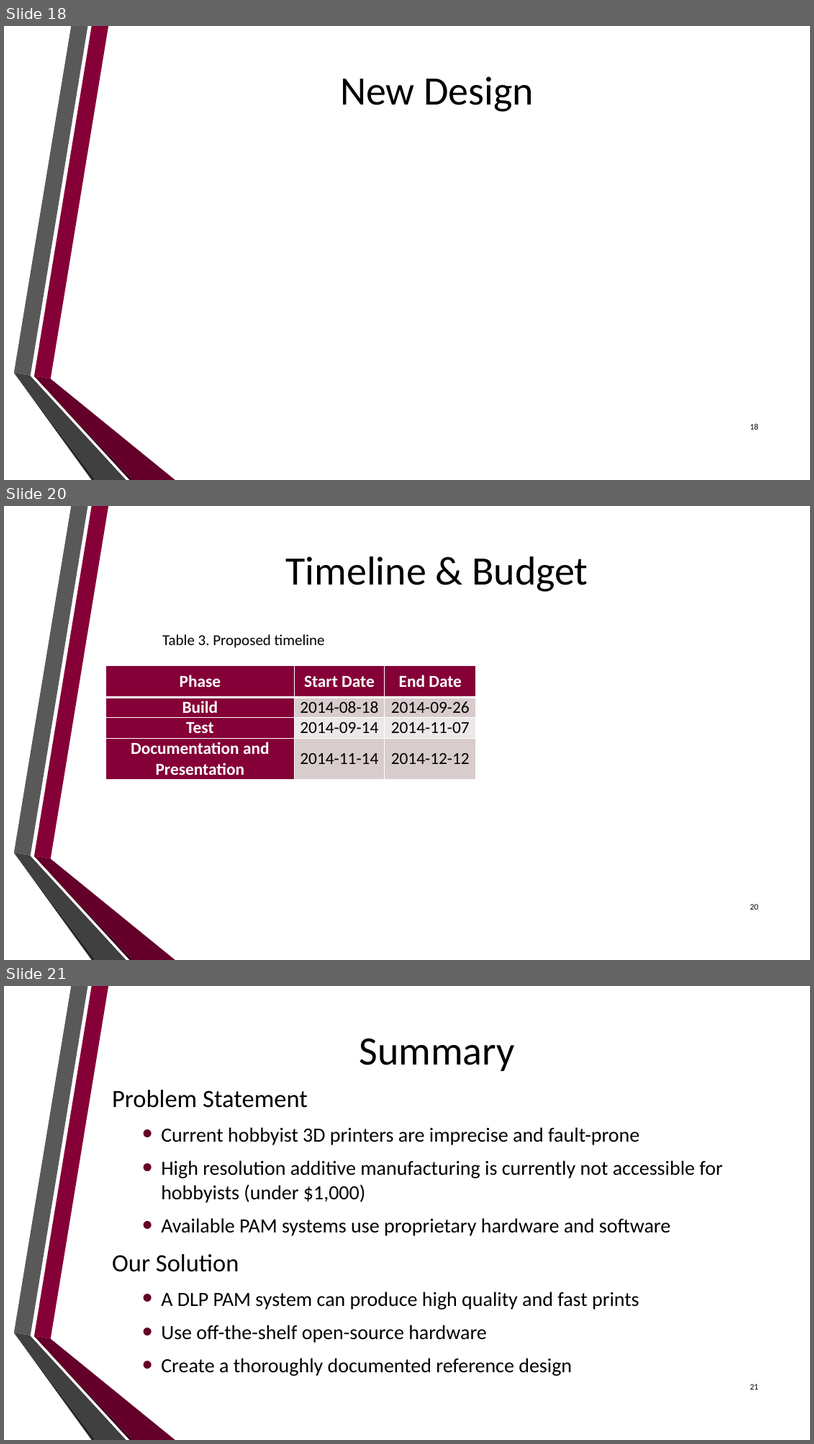
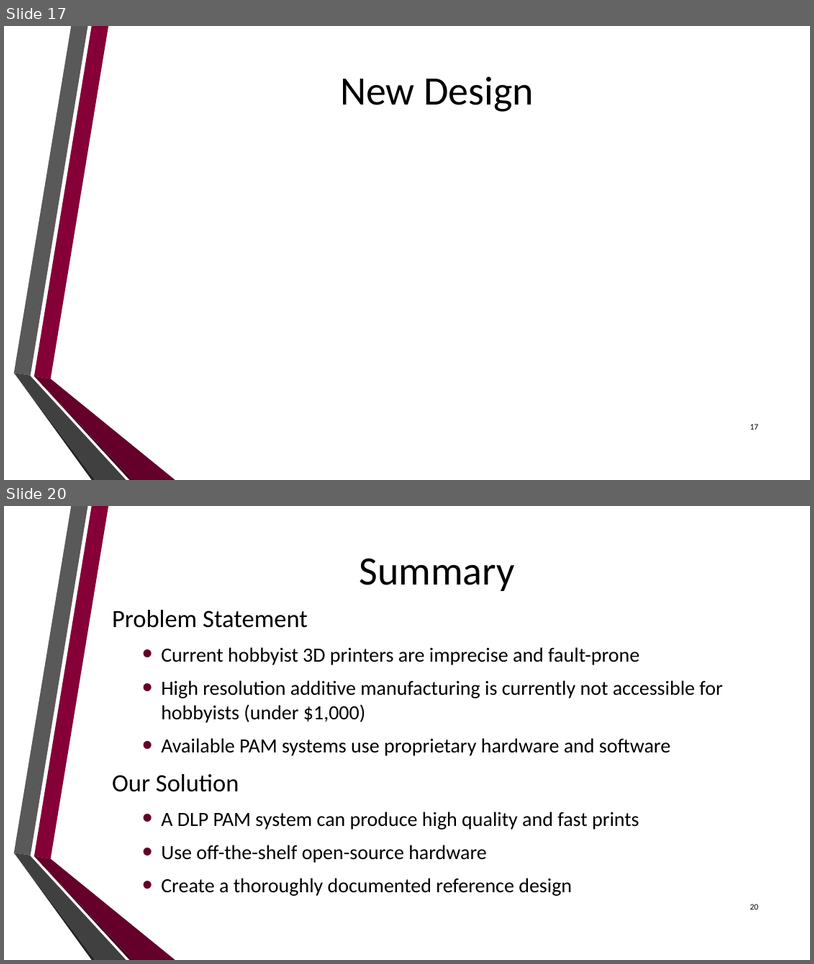
Before and after one commit to dan-olsen/SeniorDesign, a slide deck: Presentations/DesignPres/DesignPres-75.pptx. Shown one above the other, each under a label of ours: slides 18, 20 and 21 before the commit, slides 17 and 20 after it; the slides between them are not shown. The pictures are 814x1444 and 814x964 pixels, drawn with LibreOffice and Linux fonts; fonts in the diff are those of the drawing; background and template pictures are left out. Boxes give left, top, right and bottom in pixels: in the first picture for what was removed or moved away, otherwise in the second. Text is boxed around its words. In the diff, an @@ line names an element or a change of style, - is before the commit and + after.

Commit message:
Update Budget

```diff
--- a/Presentations/DesignPres/DesignPres-75.pptx
+++ b/Presentations/DesignPres/DesignPres-75.pptx
@@ slide 20 removed at (x1=4, y1=506, x2=810, y2=960), background picture (left out); not listed: 6 template elements that a slide beside it also shows @@
@@ title removed at (x1=286, y1=556, x2=588, y2=592) @@
-Timeline & Budget
@@ text removed at (x1=162, y1=634, x2=325, y2=648) @@
-Table 3. Proposed timeline
@@ table removed at (x1=106, y1=665, x2=476, y2=777), 4 rows, 3 columns @@
-Phase | Start Date | End Date
-Build | 2014-08-18 | 2014-09-26
-Test | 2014-09-14 | 2014-11-07
-Documentation and Presentation | 2014-11-14 | 2014-12-12
@@ page number removed at (x1=751, y1=903, x2=759, y2=909) @@
-20
@@ what was slide 18 is now slide 17 @@
@@ page number at (x1=751, y1=423, x2=759, y2=429): text changed @@
-18
+17
@@ what was slide 21 is now slide 20 @@
@@ page number at (x1=751, y1=903, x2=759, y2=909): text changed @@
-21
+20
```
Also in this commit, not shown: 1 slide changed, 2 slides added, 2 other slides removed.
